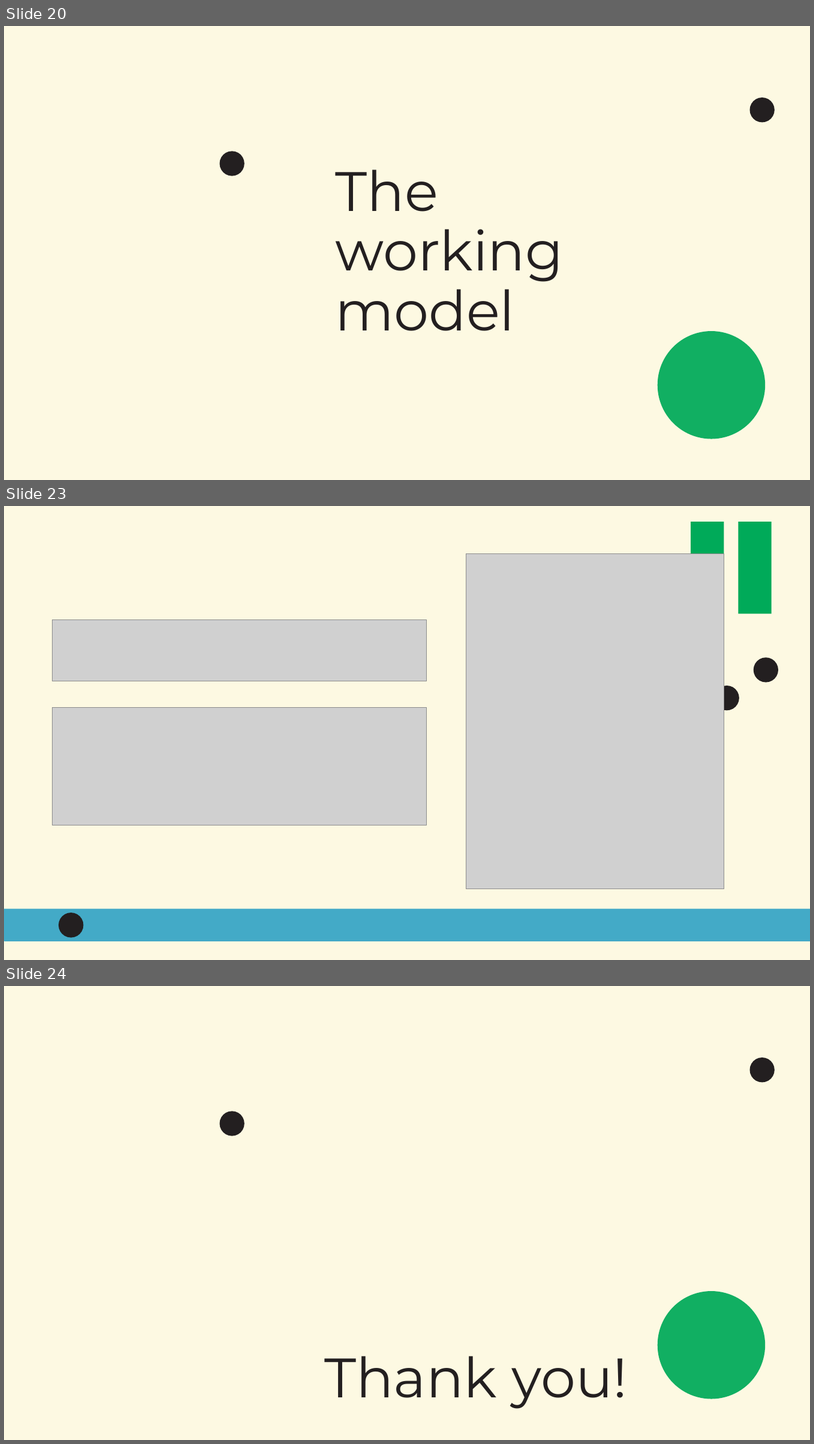
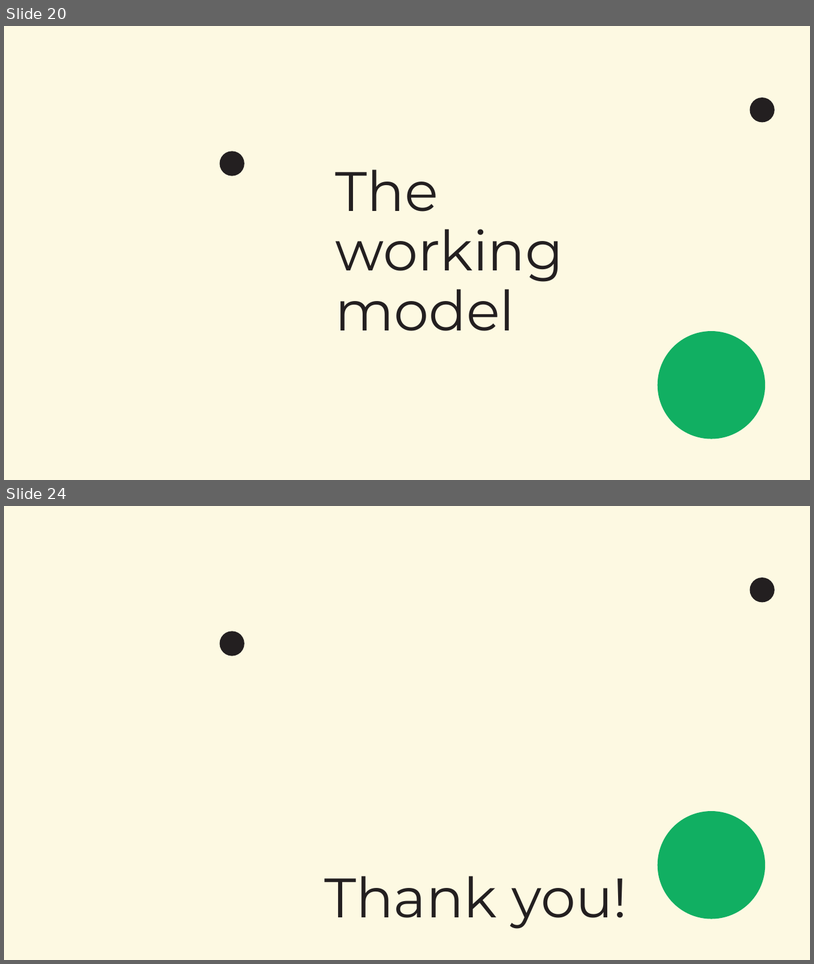
Before and after one commit to FedericoAlvetreti/TherMike, a slide deck: G22_slides.pptx. Shown one above the other, each under a label of ours: slides 20, 23 and 24 before the commit, slides 20 and 24 after it; the slides between them are not shown. The pictures are 814x1444 and 814x964 pixels, drawn with LibreOffice and Linux fonts; fonts in the diff are those of the drawing; grey boxes stand for pictures; background and template pictures are left out. Boxes give left, top, right and bottom in pixels: in the first picture for what was removed or moved away, otherwise in the second. Text is boxed around its words. In the diff, an @@ line names an element or a change of style, - is before the commit and + after.

```diff
--- a/G22_slides.pptx
+++ b/G22_slides.pptx
@@ slide 23 removed at (x1=4, y1=506, x2=810, y2=960), background #FDF9E2 @@
@@ rectangle removed at (x1=691, y1=522, x2=725, y2=613) @@
@@ rectangle removed at (x1=739, y1=522, x2=772, y2=613) @@
@@ rectangle removed at (x1=52, y1=526, x2=769, y2=613) @@
@@ rectangle removed at (x1=53, y1=532, x2=762, y2=554) @@
@@ rectangle removed at (x1=53, y1=554, x2=762, y2=605) @@
@@ picture removed at (x1=466, y1=554, x2=724, y2=888) @@
@@ picture removed at (x1=53, y1=620, x2=426, y2=681) @@
@@ ellipse removed at (x1=754, y1=657, x2=779, y2=682) @@
@@ ellipse removed at (x1=715, y1=685, x2=740, y2=711) @@
@@ picture removed at (x1=53, y1=708, x2=426, y2=825) @@
@@ freeform shape removed at (x1=4, y1=908, x2=810, y2=941) @@
@@ ellipse removed at (x1=59, y1=913, x2=83, y2=937) @@
```
Also in this commit, not shown: 2 slides changed, 3 slides added, 2 other slides removed.
